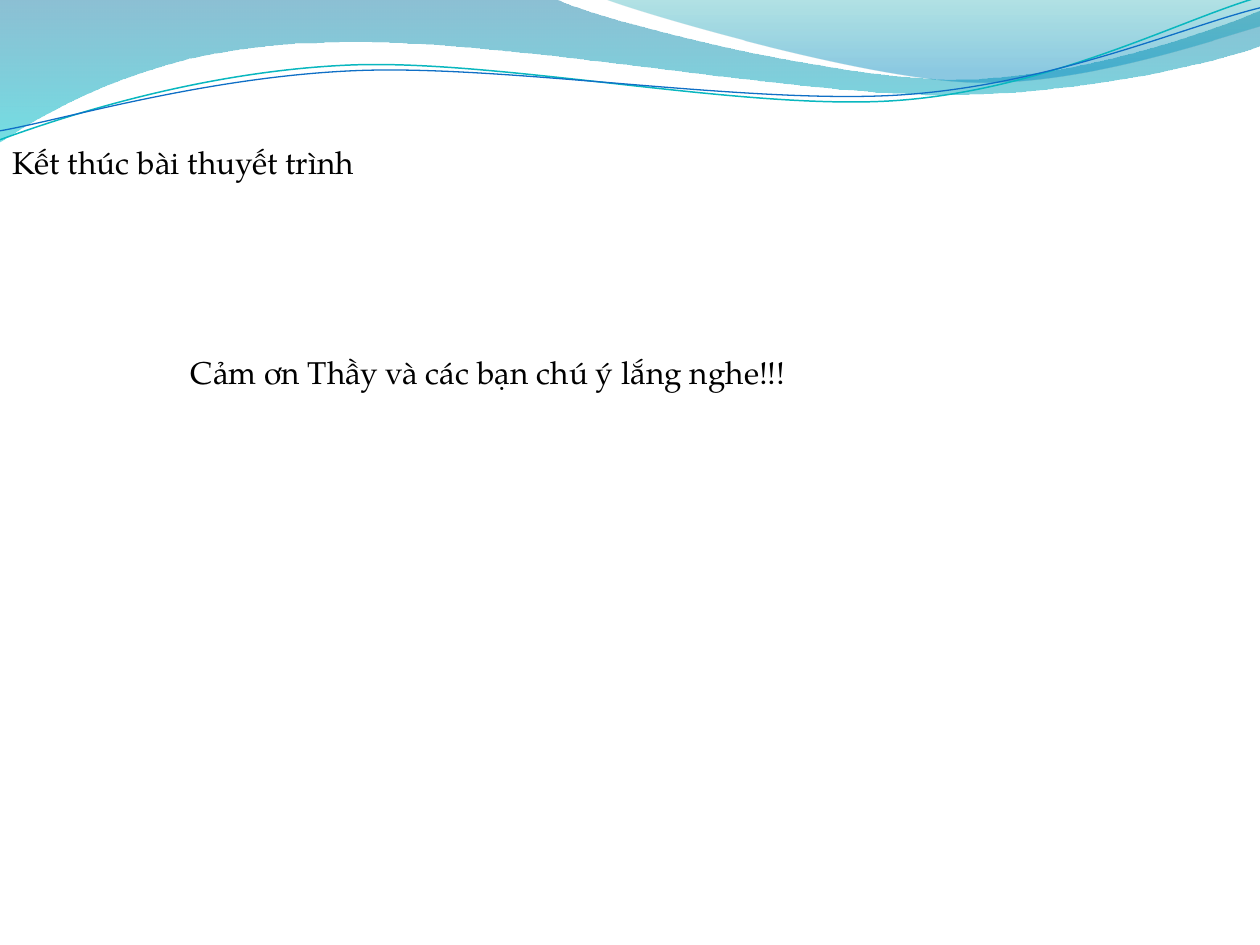
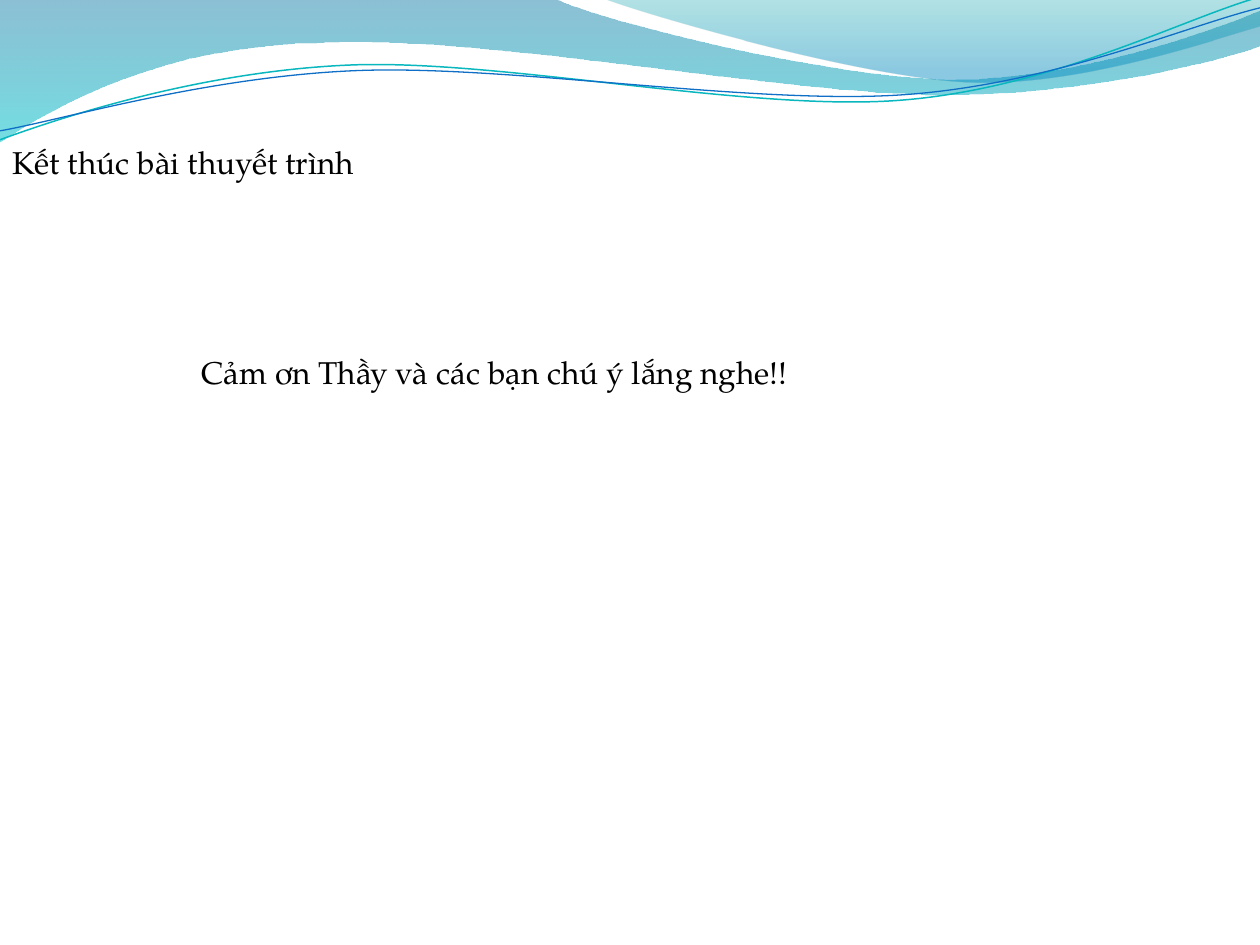
Before and after one commit to NguyenMinhDuccFT/Nhom7nmcnt, a slide deck: slide 10 of nhom 7.pptx. Drawn at 1260x945 pixels with LibreOffice and Linux fonts; fonts in the diff are those of the drawing; background and template pictures are left out. Boxes give left, top, right and bottom in pixels: in the first picture for what was removed or moved away, otherwise in the second. Text is boxed around its words. In the diff, an @@ line names an element or a change of style, - is before the commit and + after.

```diff
--- a/nhom 7.pptx
+++ b/nhom 7.pptx
@@ text at (201, 358, 787, 393): text changed @@
-Cảm ơn Thầy và các bạn chú ý lắng nghe!!!
+Cảm ơn Thầy và các bạn chú ý lắng nghe!!
```
